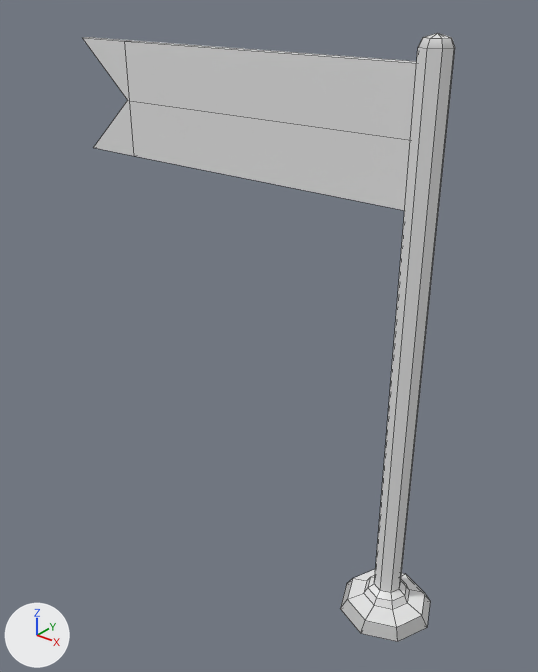
The FBX model Exports/Imports/Modelled/Flag_001_Ship_001_Standard.fbx: old version first, new version second.
Both versions are drawn from a 50 mm lens placed at (1.52, -3.01, 3.37), pointed at (-0.9, 0.02, 1.49). Arrows for +X, +Y and +Z are at lower left; the lights stay in place. Mesh edges are drawn as thin lines. Materials are left out; every surface is plain grey. Where no turn or scale is listed for an object, it has been applied to the vertices.

Names of what the first picture shows: 'Flag_001_Ship_001_Standard'.
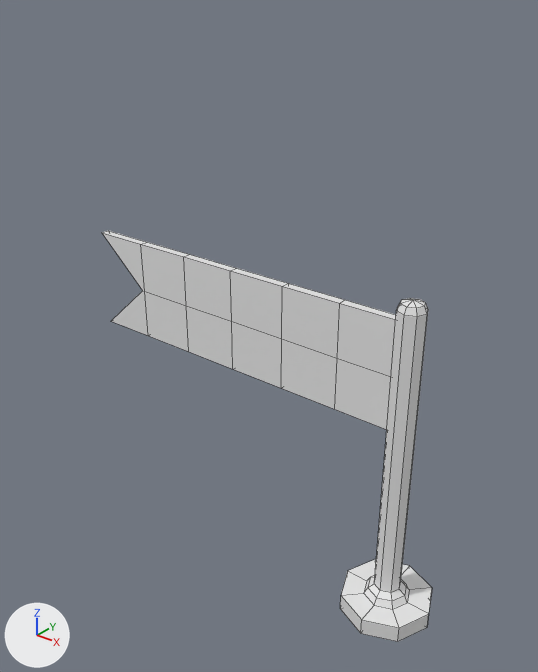
Location of each change, (x1, y1, x2, y2) in pixels of the pictures (538 x 672 px; the box of a moved part takes in the faces that stretch with it):
'Flag_001_Ship_001_Standard', reshaped (11% narrower, 32% shorter)
    before: (83, 33, 455, 642)
    after: (102, 231, 432, 642)
part 1 of me_mesh, added
    after: (102, 231, 396, 430)
part 2 of me_mesh, deleted
    before: (83, 37, 417, 210)
part 3 of me_mesh, moved or reshaped
    before: (340, 33, 455, 642)
    after: (340, 298, 432, 642)

Patch to the scene script:
```diff
--- a/Exports/Imports/Modelled/Flag_001_Ship_001_Standard.fbx.py
+++ b/Exports/Imports/Modelled/Flag_001_Ship_001_Standard.fbx.py
@@ me_mesh @@
 # used by ob_flag_001_ship_001_standard; location = (0.0, 0.0, 0.0)
-me_mesh.from_pydata(...)  # 84 vertices, 88 faces; spans x -2.27..0.27, y -0.27..0.27, z 0.0..3.15
+me_mesh.from_pydata(...)  # 108 vertices, 112 faces; spans x -2.27..0.27, y -0.27..0.27, z 0.0..1.97
+# me_mesh part 1: a new loose piece of 42 vertices spanning x -2.27..-0.03, y -0.02..0.03, z 1.21..1.85
+# me_mesh part 2: the loose piece of 18 vertices spanning x -2.27..-0.03, y -0.02..0.03, z 2.4..3.04 is deleted
+# me_mesh part 3
+# 17 vertices are removed from x -0.08..0.08, y -0.08..0.08, z 3.1..3.15
+# 24 faces are deleted
+# 8 vertices move from x -0.23..0.23, y -0.23..0.23, z 0.07 to x -0.27..0.27, y -0.27..0.27, z 0.1
+# 9 vertices are added at x -0.06..0.06, y -0.06..0.06, z 1.95..1.97
+# 8 new vertices lie (0.0, 0.0, 1.74) away from vertices in x -0.08..0.08, y -0.08..0.08, z 0.17
+# 24 new faces join them
```
